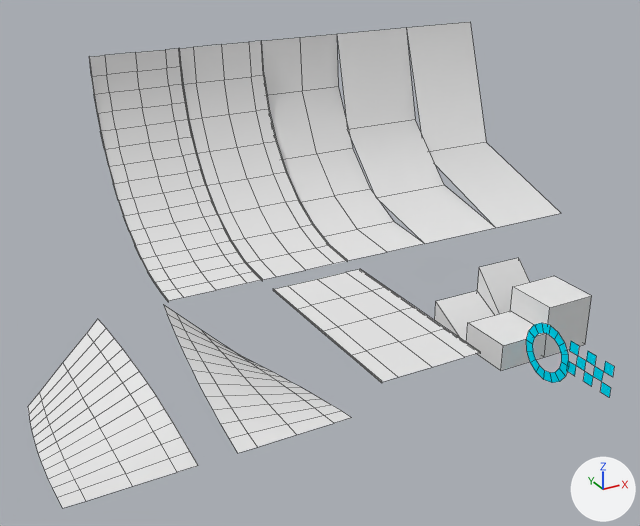
An edit to the Blender file components/blocklib.blend, drawn before and after from the same camera.
One viewpoint serves both versions: a 50 mm lens placed at (-315.0, -348.0, 241.0), pointed at (-68.0, 100.0, 17.0). Every picture has the same lights, and +X, +Y and +Z are marked at lower right. Mesh edges are drawn as thin lines.

In view in the first picture: 'Block_0_32_32_16', 'Block_0_32_32_32', 'Block_1_32_32_16', 'Block_1_32_32_32', 'Block_Ramp_0_64_128_0', 'Block_Ramp_64_128_128', 'Block_Twist_64_128_64', 'Block_Twist_CCW_64_128_64', 'LOD_Ramp_64_128_128.LOD.001', 'LOD_Ramp_64_128_128.LOD.002', 'LOD_Ramp_64_128_128.LOD.003', 'LOD_Ramp_64_128_128.LOD.004'.
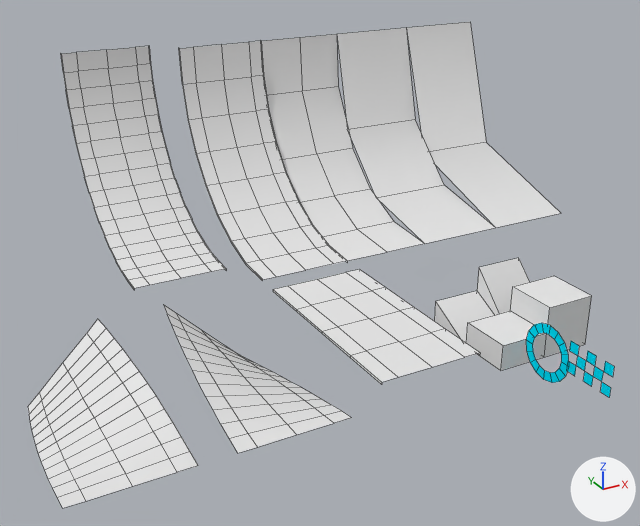
The change in detail:
Object 'Block_Ramp_64_128_128' (ob_block_ramp_64_128_128) moves from (-128.0, 128.0, 0.0) to (-139.1, 160.7, -2.4).

Location of each change, (x1, y1, x2, y2) in pixels of the pictures (640 x 526 px):
'Block_Ramp_64_128_128', moved: before (90, 49, 262, 301); after (61, 46, 226, 288)
'Detail_Ramp_64_128_128_Guard', moved: before (89, 49, 262, 301); after (61, 56, 226, 289)
